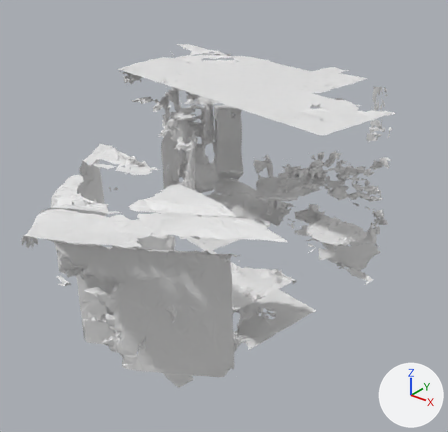
The OBJ model src/unity/unity-vision-demo/Assets/HoloToolkit/SpatialMapping/Tests/Support/SRMesh.obj as it was, and as the next commit left it.
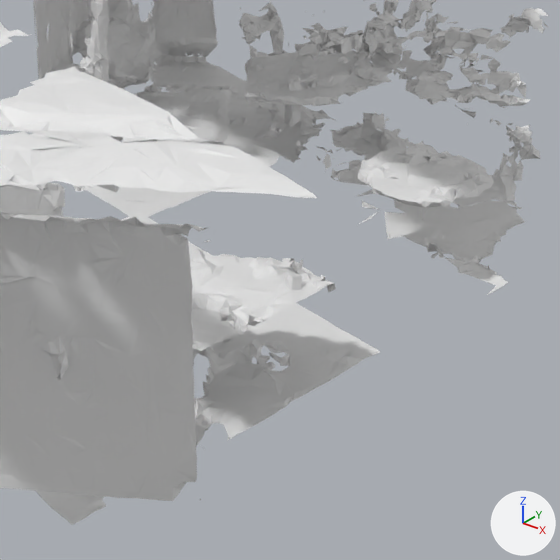
Old and new are each drawn whole from a 50 mm lens placed at (4.2, -5.28, 4.15), pointed at (-1.52, 1.87, -0.28) and again close up on the part from 33% to 88% of the width and 36% to 93% of the height. Lighting does not change. The marker at lower right points along +X, +Y and +Z. Where no turn or scale is listed for an object, it has been applied to the vertices. Vertices at the same position are counted once.
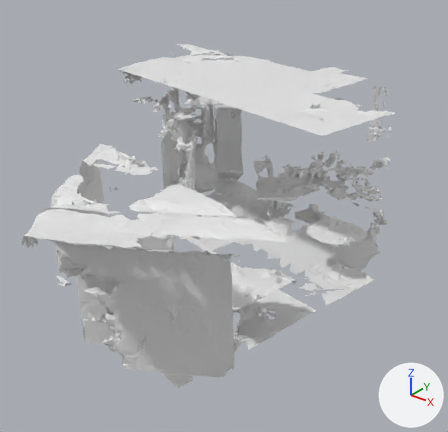
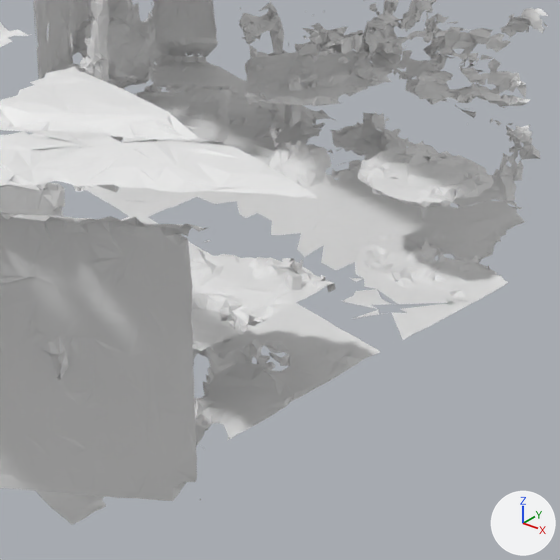
Edits to the bpy script that builds the scene:
```text
Change me_object_11:
    used by ob_object_11; location = (0.0, 0.0, 0.0)
    remove me_object_11.from_pydata(...)  # 1643 vertices, 2587 faces; spans x -1.77..0.75, y 2.28..4.39, z -1.13..-0.19
    add me_object_11.from_pydata(...)  # 2080 vertices, 3415 faces; spans x -1.88..0.75, y 1.76..4.39, z -1.17..-0.19
    me_object_11 part 1: 437 vertices added at x -1.88..0.69, y 1.76..3.46, z -1.17..-0.82
```

Where the change shows, as pixel boxes (x1, y1, x2, y2) in the close-ups (560 x 560 px):
'Object.11', reshaped (17% wider, 18% taller)
    before: (243, 43, 525, 295)
    after: (196, 43, 525, 340)
part 1 of me_object_11, added
    after: (196, 135, 496, 340)
